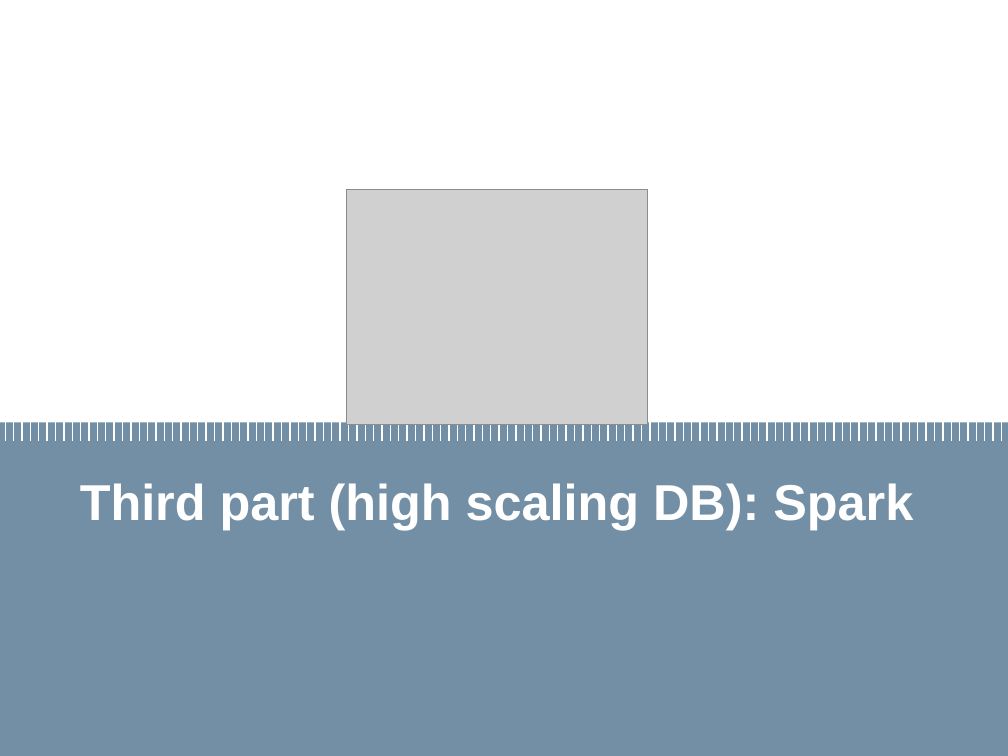
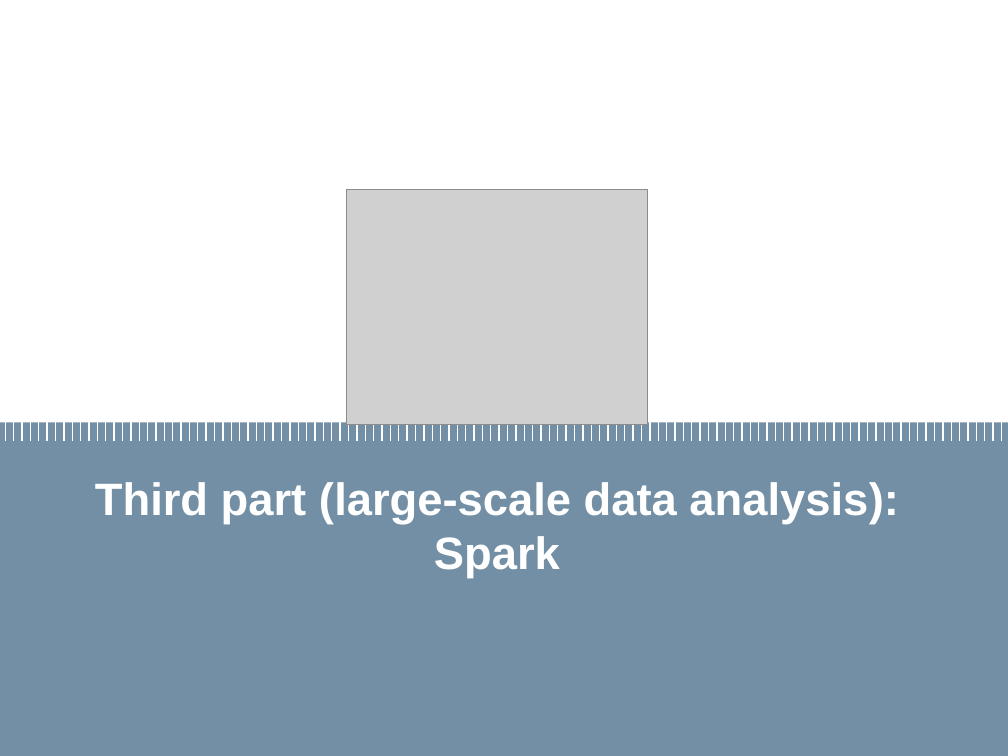
Before and after one commit to MarcoLucaPrevitera/BigData-Project, a slide deck: slide 32 of Presentation/FinalPresentation.pptx (slide 17 before the commit). Drawn at 1008x756 pixels with LibreOffice and Linux fonts; fonts in the diff are those of the drawing; grey boxes stand for pictures. Boxes give left, top, right and bottom in pixels: in the first picture for what was removed or moved away, otherwise in the second. Text is boxed around its words. In the diff, an @@ line names an element or a change of style, - is before the commit and + after.

```diff
--- a/Presentation/FinalPresentation.pptx
+++ b/Presentation/FinalPresentation.pptx
@@ title at (95,482,899,579): text changed; size 36 to 32.4 pt @@
-Third part (high scaling DB): Spark
+Third part (large-scale data analysis): Spark
```
Also in this commit, not shown: 9 other slides changed, 24 slides added, 6 slides removed, 10 other files.
